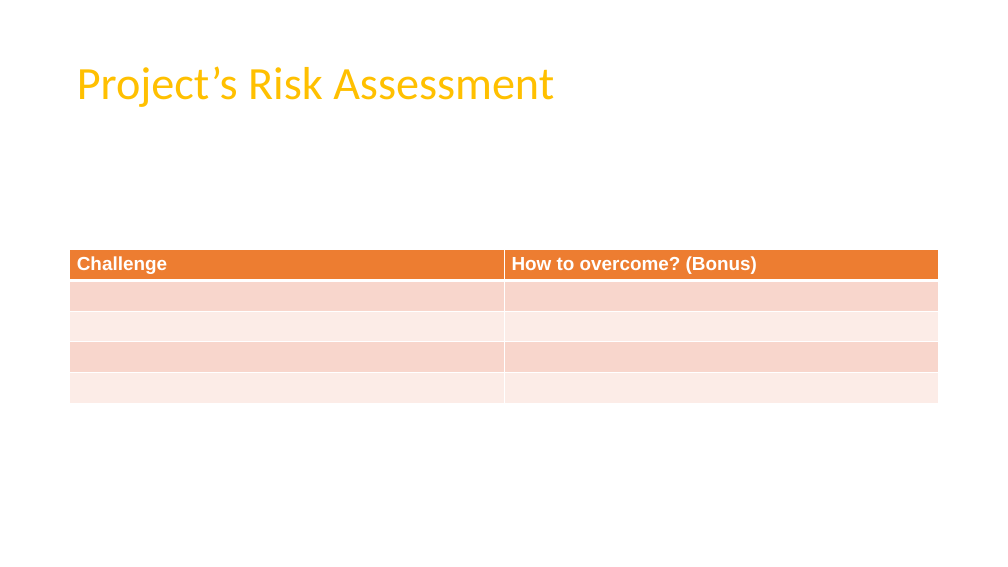
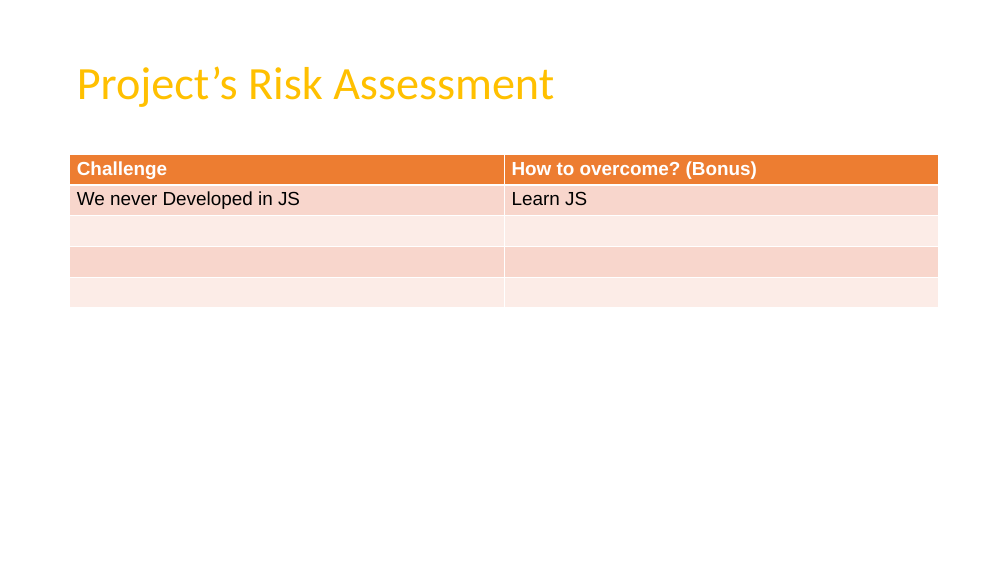
Before and after one commit to RoiTief/Exam-Management-System, a slide deck: slide 9 of docs/Exam Management System - PROPOSAL.pptx. Drawn at 1008x567 pixels with LibreOffice and Linux fonts; fonts in the diff are those of the drawing. Boxes give left, top, right and bottom in pixels: in the first picture for what was removed or moved away, otherwise in the second. Text is boxed around its words. In the diff, an @@ line names an element or a change of style, - is before the commit and + after.

```diff
--- a/docs/Exam Management System - PROPOSAL.pptx
+++ b/docs/Exam Management System - PROPOSAL.pptx
@@ table at (70,154,939,308) @@
+row 2: We never Developed in JS | Learn JS
-row 5:  | 
@@ table: place and size @@
-table at (70,250,939,403)
+table at (70,154,939,308)
```
Also in this commit, not shown: 4 other slides changed, 1 slide added, 1 slide removed, 1 other file.
